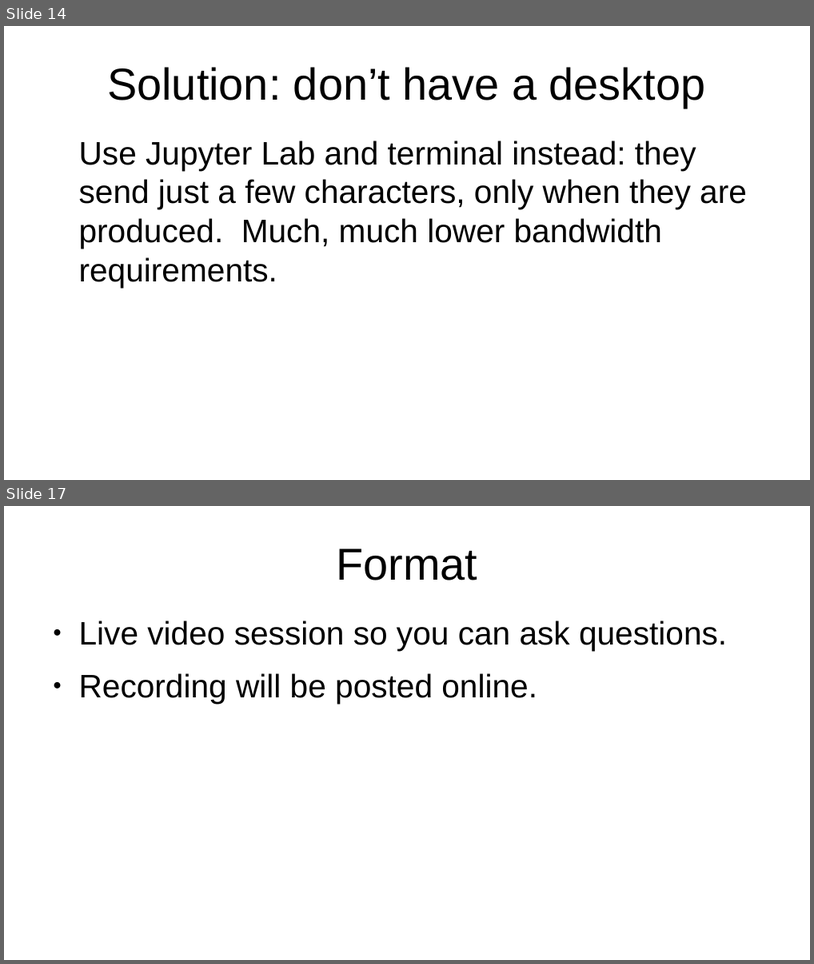
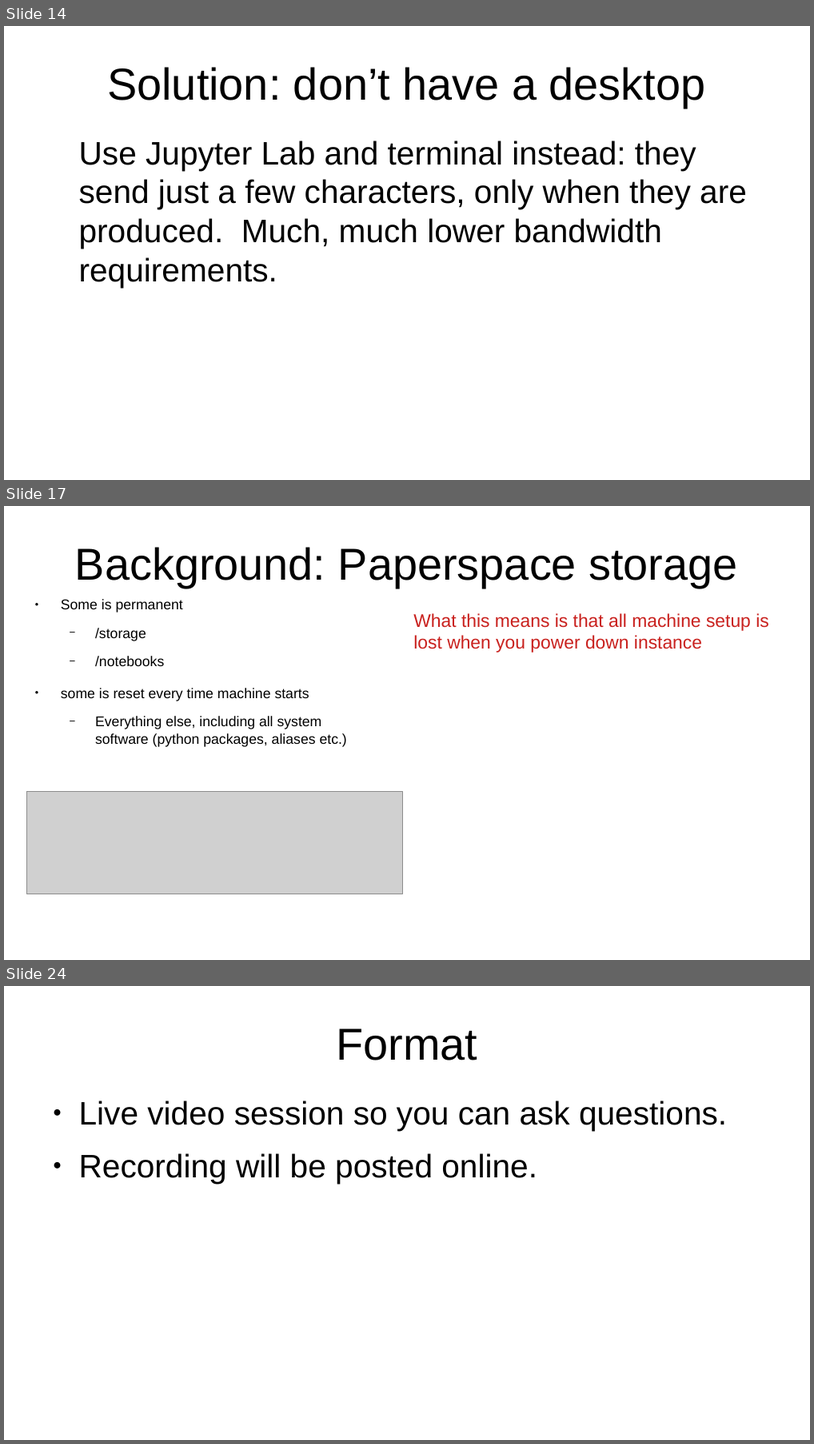
Before and after one commit to kperkins411/PCSE_595, a slide deck: content/Setting_up_cloud_machine.odp. Shown one above the other, each under a label of ours: slides 14 and 17 before the commit, slides 14, 17 and 24 after it; the slides between them are not shown. The pictures are 814x964 and 814x1444 pixels, drawn with LibreOffice and Linux fonts; fonts in the diff are those of the drawing; grey boxes stand for pictures. Boxes give left, top, right and bottom in pixels: in the first picture for what was removed or moved away, otherwise in the second. Text is boxed around its words. In the diff, an @@ line names an element or a change of style, - is before the commit and + after.

```diff
--- a/content/Setting_up_cloud_machine.odp
+++ b/content/Setting_up_cloud_machine.odp
@@ slide 17 added at [4,506,810,960], background #FFFFFF @@
@@ title added at [75,547,738,588], 44 pt, text #000000 @@
+Background: Paperspace storage
@@ text added at [61,599,347,747], 13.9 pt, text #000000 @@
+● Some is permanent
+  − /storage
+  − /notebooks
+● some is reset every time machine starts
+  − Everything else, including all system software (python packages, aliases etc.)
@@ text added at [414,613,770,652], 18 pt, text #C9211E @@
+What this means is that all machine setup is lost when you power down instance
@@ picture added at [26,792,403,894] @@
@@ what was slide 17 is now slide 24 @@
```
Also in this commit, not shown: 4 slides changed, 6 other slides added, 2 other files.
